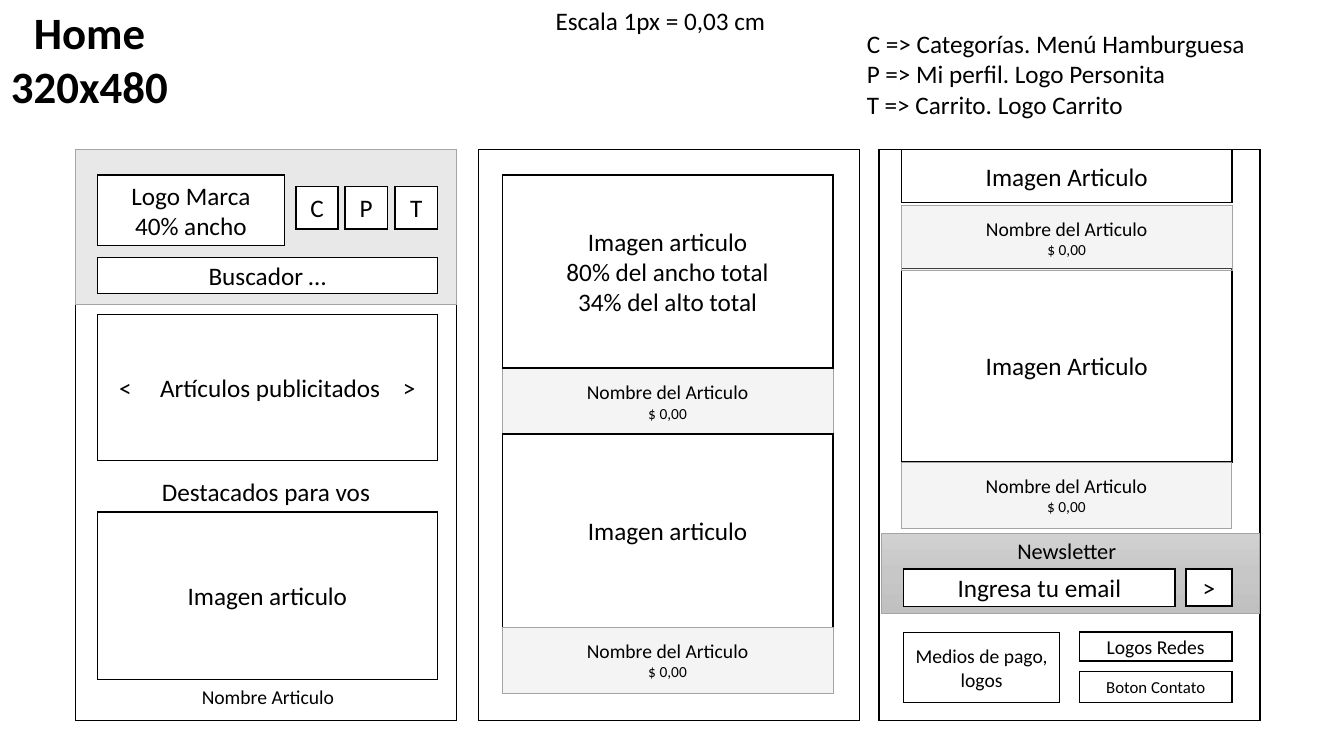
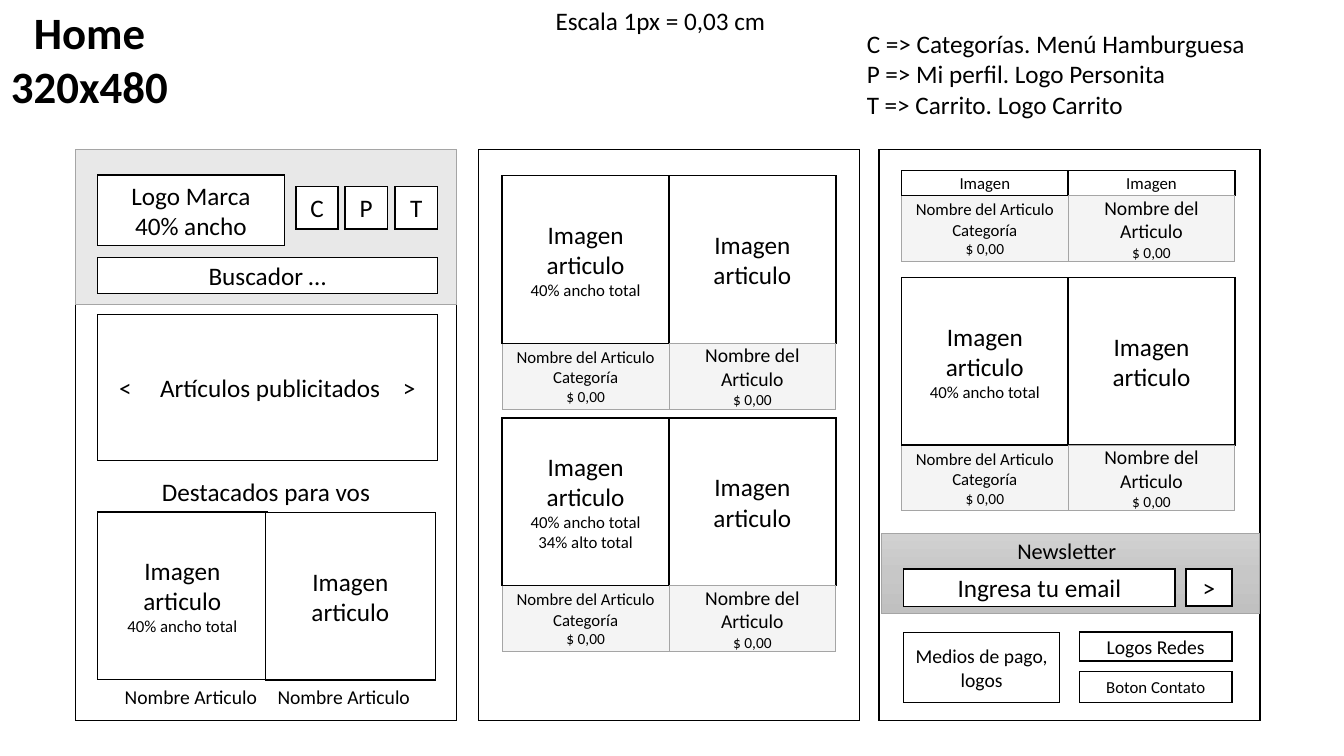
Before and after one commit to matisalem/grupo-7-sarahsaccesorios, a slide deck: slide 1 of WireFrame/WireFrame de Digital House.pptx. Drawn at 1344x756 pixels with LibreOffice and Linux fonts; fonts in the diff are those of the drawing. Boxes give left, top, right and bottom in pixels: in the first picture for what was removed or moved away, otherwise in the second. Text is boxed around its words. In the diff, an @@ line names an element or a change of style, - is before the commit and + after.

Commit message:
agregue 2 imagenes a la vista de compra

```diff
--- a/WireFrame/WireFrame de Digital House.pptx
+++ b/WireFrame/WireFrame de Digital House.pptx
@@ rectangle added at (x1=502, y1=175, x2=669, y2=343), fill #FFFFFF, outline #000000 1 pt, 18 pt, text #000000 @@
+Imagen articulo
+40% ancho total
@@ rectangle added at (x1=669, y1=175, x2=837, y2=343), fill #FFFFFF, outline #000000 1 pt, 18 pt, text #000000 @@
+Imagen articulo
@@ rectangle added at (x1=901, y1=170, x2=1069, y2=196), fill #FFFFFF, outline #000000 1 pt, 12 pt, text #000000 @@
+Imagen
@@ rectangle added at (x1=1069, y1=170, x2=1236, y2=196), fill #FFFFFF, outline #000000 1 pt, 12 pt, text #000000 @@
+Imagen
@@ rectangle added at (x1=901, y1=196, x2=1068, y2=261), fill #D9D9D9 at 28% opacity, outline #A5A5A5 0.5 pt, 12 pt, text #000000 @@
+Nombre del Articulo
+Categoría
+$ 0,00
@@ rectangle "Nombre del Articulo" resized from (x1=901, y1=205, x2=1232, y2=270) to (x1=1069, y1=196, x2=1235, y2=261) @@
@@ rectangle added at (x1=901, y1=277, x2=1069, y2=445), fill #FFFFFF, outline #000000 1 pt, 18 pt, text #000000 @@
+Imagen articulo
+40% ancho total
@@ rectangle "Imagen articulo" resized from (x1=901, y1=268, x2=1232, y2=462) to (x1=1069, y1=277, x2=1236, y2=445) @@
@@ rectangle "Nombre del Articulo Categoría" resized from (x1=502, y1=368, x2=833, y2=434) to (x1=502, y1=344, x2=668, y2=409) @@
@@ text in rectangle at (x1=517, y1=351, x2=654, y2=386): text changed; size 14 to 12 pt @@
-Nombre del Articulo
+Nombre del Articulo
+Categoría
@@ rectangle added at (x1=669, y1=344, x2=836, y2=409), fill #D9D9D9 at 28% opacity, outline #A5A5A5 0.5 pt, 14 pt, text #000000 @@
+Nombre del Articulo
+$ 0,00
@@ text in rectangle at (x1=1113, y1=339, x2=1191, y2=387): text changed @@
-Imagen Articulo
+Imagen articulo
@@ rectangle "Imagen articulo" resized from (x1=502, y1=175, x2=833, y2=369) to (x1=502, y1=418, x2=669, y2=586) @@
@@ rectangle "Imagen articulo" resized from (x1=502, y1=435, x2=833, y2=628) to (x1=669, y1=418, x2=837, y2=586) @@
@@ rectangle added at (x1=901, y1=445, x2=1068, y2=510), fill #D9D9D9 at 28% opacity, outline #A5A5A5 0.5 pt, 12 pt, text #000000 @@
+Nombre del Articulo
+Categoría
+$ 0,00
@@ rectangle "Nombre del Articulo" resized from (x1=901, y1=462, x2=1232, y2=527) to (x1=1069, y1=445, x2=1235, y2=510) @@
@@ rectangle "Imagen articulo" resized from (x1=98, y1=512, x2=438, y2=680) to (x1=98, y1=512, x2=268, y2=680) @@
@@ rectangle "Imagen articulo" resized from (x1=901, y1=149, x2=1232, y2=203) to (x1=265, y1=512, x2=436, y2=680) @@
@@ text in rectangle at (x1=531, y1=516, x2=641, y2=548): text changed; size 18 to 12 pt @@
-80% del ancho total
-34% del alto total
+40% ancho total
+34% alto total
@@ text in rectangle at (x1=311, y1=574, x2=389, y2=621): text changed @@
-Imagen Articulo
+Imagen articulo
@@ rectangle added at (x1=502, y1=586, x2=668, y2=651), fill #D9D9D9 at 28% opacity, outline #A5A5A5 0.5 pt, 12 pt, text #000000 @@
+Nombre del Articulo
+Categoría
+$ 0,00
@@ rectangle "Nombre del Articulo" resized from (x1=502, y1=627, x2=833, y2=693) to (x1=669, y1=586, x2=836, y2=651) @@
@@ text in rectangle at (x1=127, y1=620, x2=238, y2=632): paragraph added @@
+40% ancho total
@@ text "Nombre Articulo" moved from (x1=202, y1=690, x2=335, y2=704) to (x1=125, y1=690, x2=257, y2=704) @@
@@ text added at (x1=278, y1=690, x2=410, y2=704), 14 pt, text #000000 @@
+Nombre Articulo
```
Also in this commit, not shown: 1 other slide changed.
